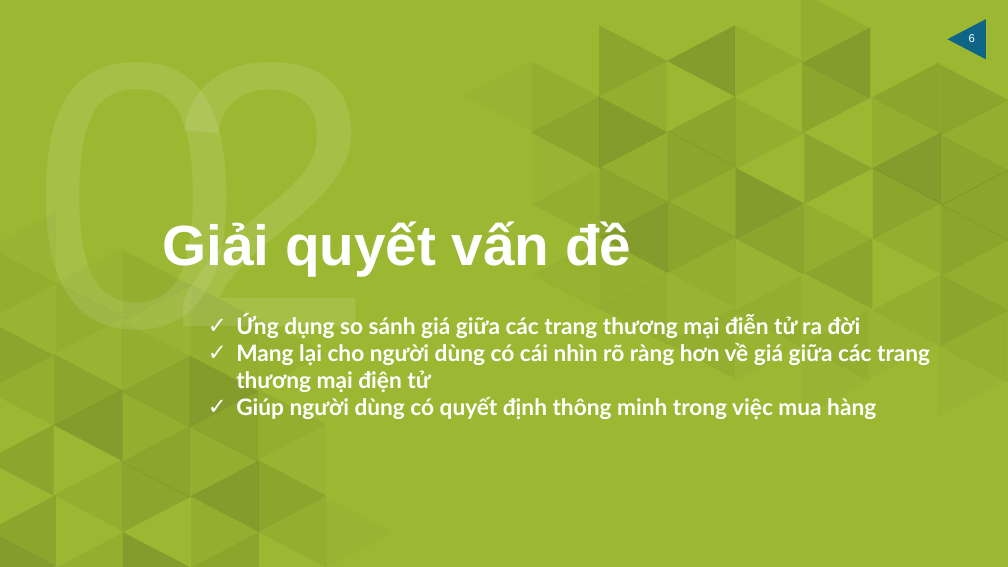
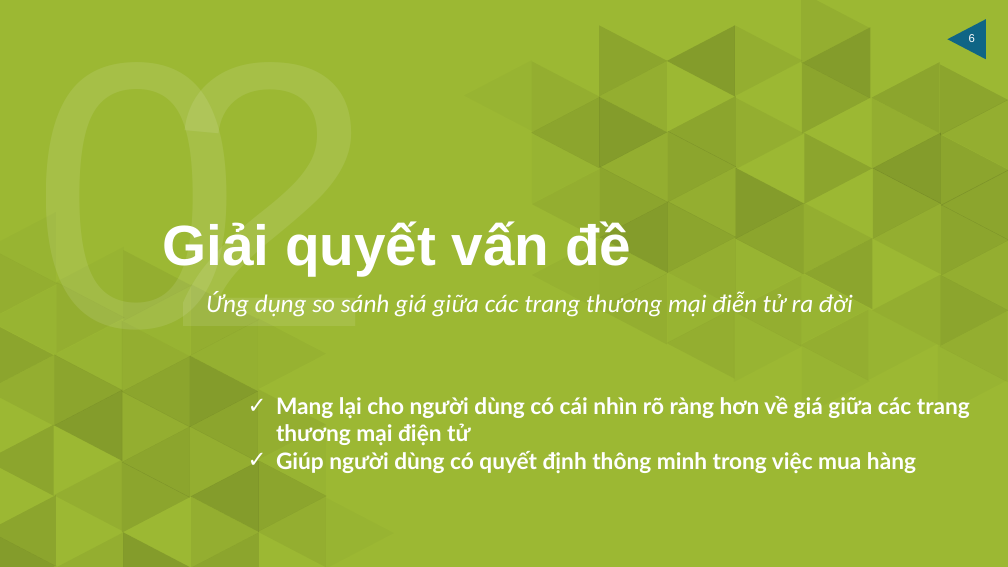
Before and after one commit to HaiUIT-zz/Price-Compare-System, a slide deck: slide 6 of presentation/final-file-present/Report-Project-14012018.pptx. Drawn at 1008x567 pixels with LibreOffice and Linux fonts; fonts in the diff are those of the drawing. Boxes give left, top, right and bottom in pixels: in the first picture for what was removed or moved away, otherwise in the second. Text is boxed around its words. In the diff, an @@ line names an element or a change of style, - is before the commit and + after.

```diff
--- a/presentation/final-file-present/Report-Project-14012018.pptx
+++ b/presentation/final-file-present/Report-Project-14012018.pptx
@@ text added at (206,291,853,317), 24 pt, text #FFFFFF, italic @@
+Ứng dụng so sánh giá giữa các trang thương mại điễn tử ra đời
@@ text at (236,314,861,338): paragraph removed @@
-✓ Ứng dụng so sánh giá giữa các trang thương mại điễn tử ra đời
@@ text "Mang lại cho người dùng ...": place and size @@
-text "Mang lại cho người dùng ..." at (236,314,930,420)
+text "Mang lại cho người dùng ..." at (276,396,970,473)
```
Also in this commit, not shown: 10 other slides changed, 1 slide added, 2 slides removed.
